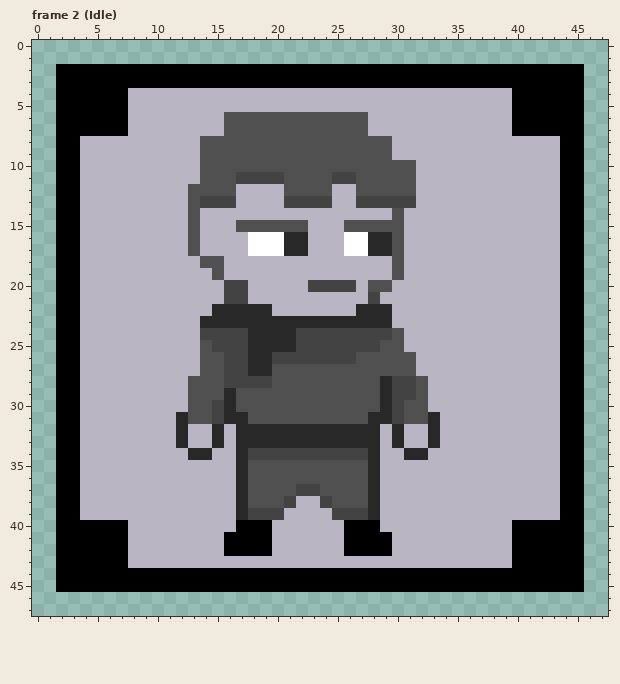
Two versions of one pixel-art file, Pixel Art/test.aseprite. Above is the file before it was changed.
48x48 pixels, 32 frames. Shown: frame 2 (Idle). The commit also changed other frames, which this record leaves out.
New version:
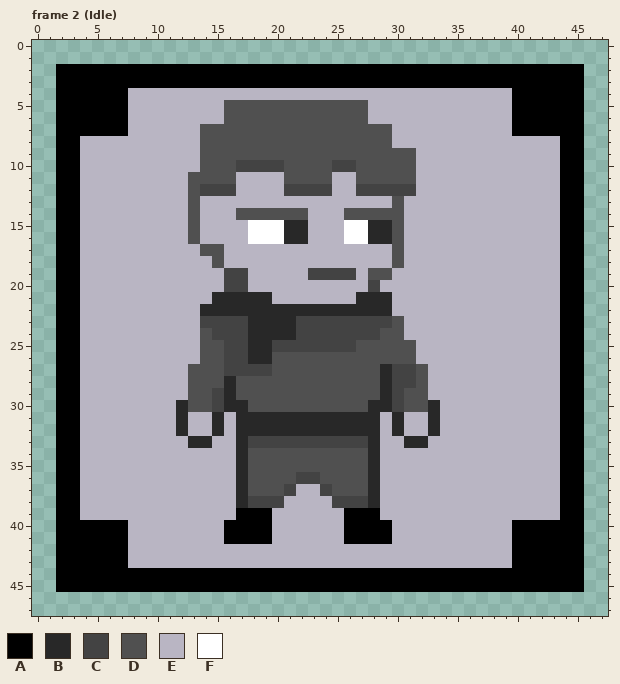
Palette (. is transparent): A #000000  B #282828  C #434343  D #505050  E #b9b5c3  F #ffffff
From old to new:
Frame 2 (Idle), layer "Player":
y 5: x 16..27 EEEEEEEEEEEE -> DDDDDDDDDDDD
y 7: x 14..15 EE -> DD; x 28..29 EE -> DD
y 9: x 30..31 EE -> DD
y 10: x 17..20 DDDD -> CCCC; x 25..26 DD -> CC
y 11: x 13 E -> D; x 17..20 CCCC -> EEEE; x 25..26 CC -> EE
y 12: x 14..16 DDD -> CCC; x 21..24 DDDD -> CCCC; x 27..31 DDDDD -> CCCCC
y 13: x 14..16 CCC -> EEE; x 21..24 CCCC -> EEEE; x 27..31 CCCCC -> EEEDE
y 14: x 17..22 EEEEEE -> DDDDDD; x 26..29 EEEE -> DDDD
y 15: x 17..22 DDDDDD -> EFFFBB; x 26..29 DDDD -> FFBB
y 17: x 13..15 DEE -> EDD; x 18..22 FFFBB -> EEEEE; x 26..29 FFBB -> EEEE
y 18: x 14 D -> E
y 19: x 15..17 DEE -> ECC; x 23..26 EEEE -> CCCC; x 28..30 EED -> DDE
y 20: x 23..26 CCCC -> EEEE; x 28..29 DD -> CE
y 21: x 15..19 ECCEE -> BBBBB; x 27..29 ECE -> BBB
y 22: x 14 E -> B; x 20..26 EEEEEEE -> BBBBBBB
y 23: x 14..17 BBBB -> CCCC; x 22..30 BBBBBBBBE -> CCCCCCCCD
y 24: x 14 C -> D; x 29 C -> D
y 25: x 15 C -> D; x 20..21 BB -> CC; x 27..28 CC -> DD; x 31 E -> D
y 26: x 20..26 CCCCCCC -> DDDDDDD
y 27: x 13 E -> D; x 18..19 BB -> CC; x 29..32 DDDE -> BCCD
y 28: x 16..19 CCCC -> BDDD
y 29: x 15 D -> C; x 31 C -> D
y 30: x 12 E -> B; x 17 D -> B; x 28 D -> B; x 33 E -> B
y 31: x 13..16 DDCB -> EEBE; x 18..27 DDDDDDDDDD -> BBBBBBBBBB; x 29..32 BCDD -> EBEE
y 33: x 12..15 BEEB -> EBBE; x 18..27 BBBBBBBBBB -> CCCCCCCCCC; x 30..33 BEEB -> EBBE
y 34: x 13..14 BB -> EE; x 18..27 CCCCCCCCCC -> DDDDDDDDDD; x 31..32 BB -> EE
y 36: x 22..23 DD -> CC
y 37: x 21..24 DCCD -> CEEC
y 38: x 18..21 DDDC -> CCCE; x 24..27 CDDD -> ECCC
y 39: x 17..20 BCCC -> AAAE; x 25..28 CCCB -> EAAA
y 40: x 16 E -> A; x 29 E -> A
y 42: x 16..19 AAAA -> EEEE; x 26..29 AAAA -> EEEE
Boxes around the changes in both pictures, in picture pixels (x1, y1, x2, y2):
changed: (176, 100, 440, 556)
